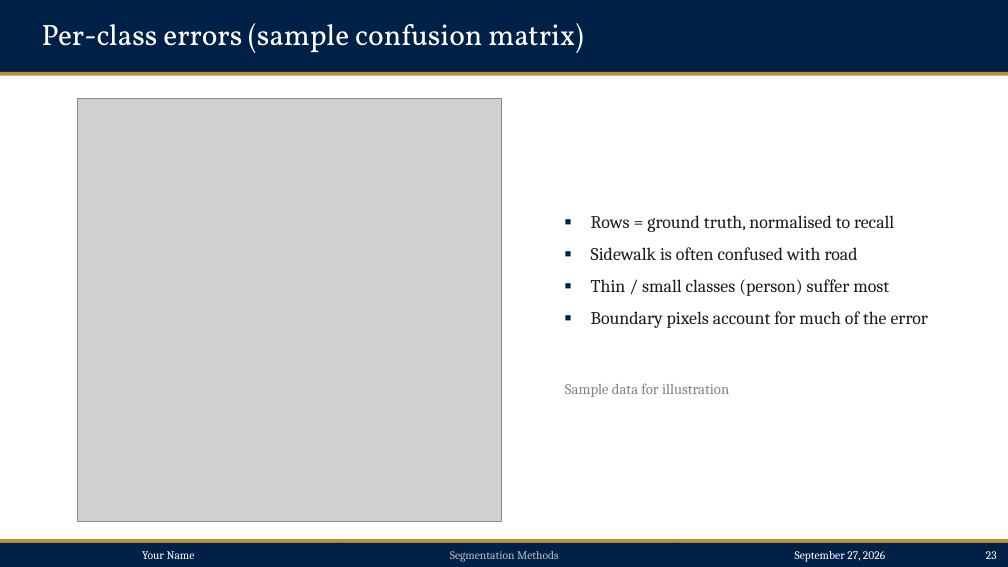
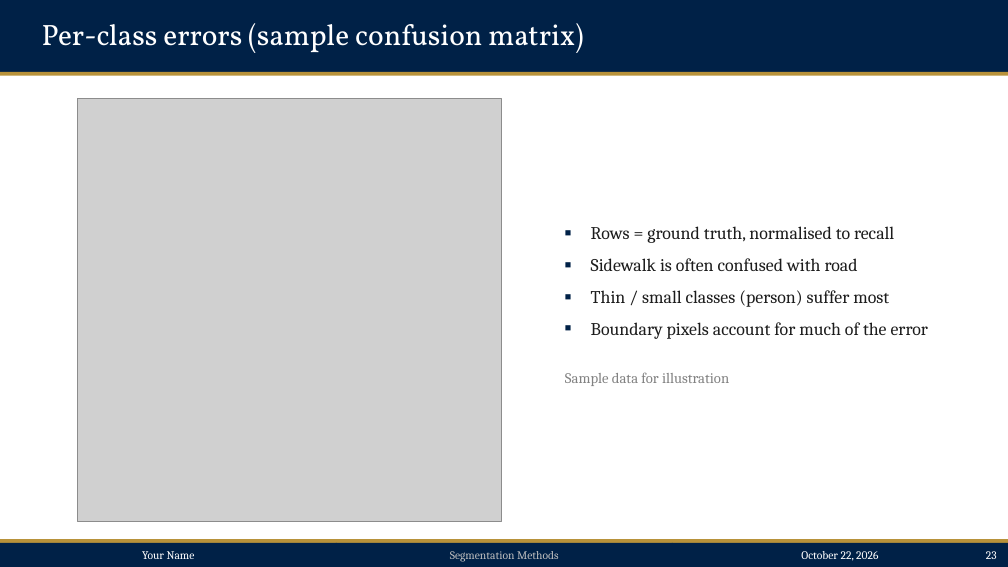
Before and after one commit to anoted/ppt-templated, a slide deck: slide 23 of segmentation/segmentation.pptx. Drawn at 1008x567 pixels with LibreOffice and Linux fonts; fonts in the diff are those of the drawing; grey boxes stand for pictures. Boxes give left, top, right and bottom in pixels: in the first picture for what was removed or moved away, otherwise in the second. Text is boxed around its words. In the diff, an @@ line names an element or a change of style, - is before the commit and + after.

```diff
--- a/segmentation/segmentation.pptx
+++ b/segmentation/segmentation.pptx
@@ text "Rows = ground truth, normalised ..." moved from (x1=591, y1=215, x2=928, y2=328) to (x1=591, y1=226, x2=928, y2=339) @@
@@ text "Sample data for illustration" moved from (x1=565, y1=383, x2=729, y2=397) to (x1=565, y1=372, x2=729, y2=386) @@
@@ text in rectangle at (x1=801, y1=551, x2=878, y2=561): text changed @@
-September 27, 2026
+October 22, 2026
```
Also in this commit, not shown: 27 other slides changed, 17 other files.
